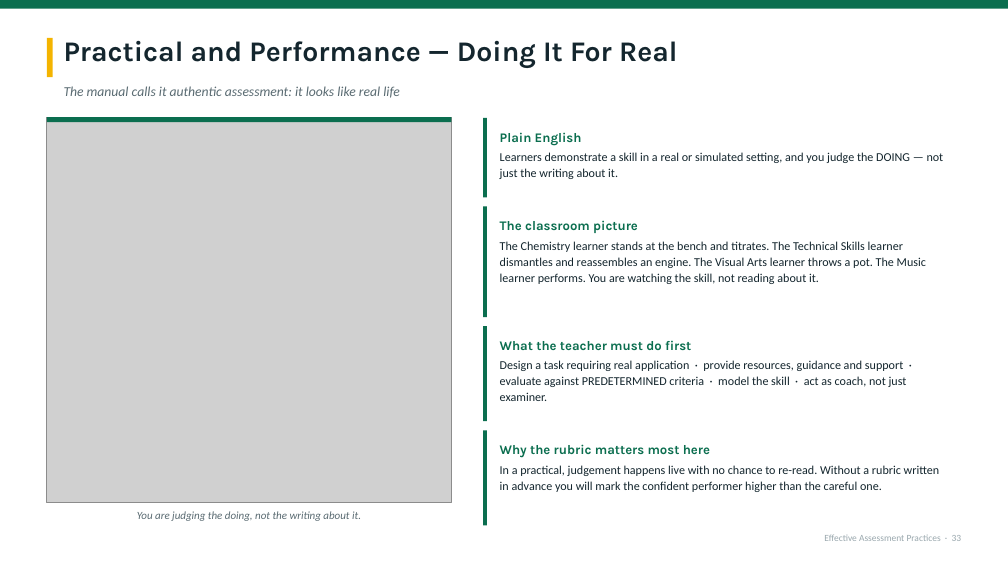
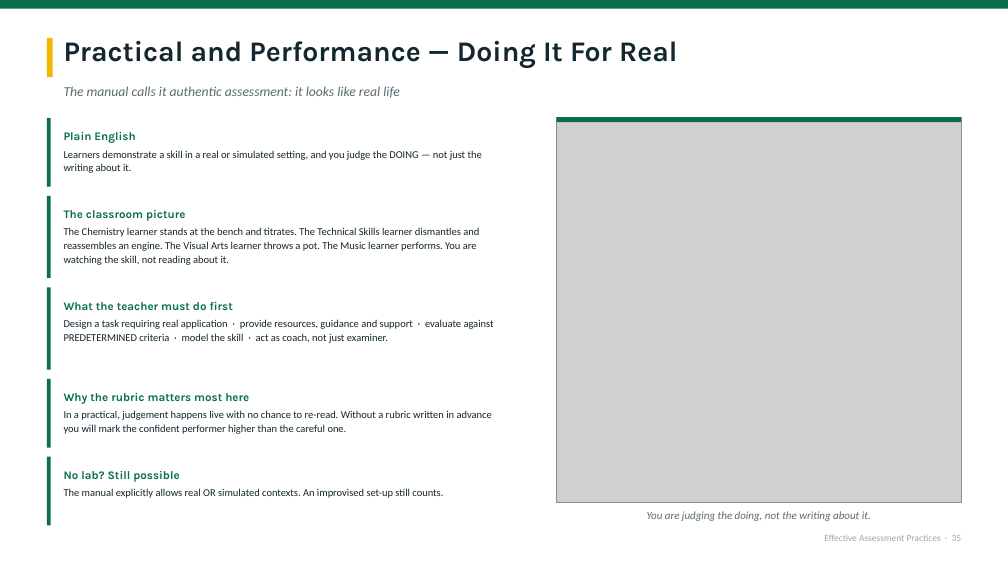
Before and after one commit to kumahemmanuel69-oss/Keelson-ACADEX, a slide deck: slide 35 of deliverables/Effective-Assessment-Practices-KATON-2026.pptx (slide 33 before the commit). Drawn at 1008x567 pixels with LibreOffice and Linux fonts; fonts in the diff are those of the drawing; grey boxes stand for pictures. Boxes give left, top, right and bottom in pixels: in the first picture for what was removed or moved away, otherwise in the second. Text is boxed around its words. In the diff, an @@ line names an element or a change of style, - is before the commit and + after.

```diff
--- a/deliverables/Effective-Assessment-Practices-KATON-2026.pptx
+++ b/deliverables/Effective-Assessment-Practices-KATON-2026.pptx
@@ rounded rectangle: place and size @@
-rounded rectangle at <box>483,118,961,197</box>
+rounded rectangle at <box>47,118,525,187</box>
@@ rectangle: place and size @@
-rectangle at <box>483,118,487,197</box>
+rectangle at <box>47,118,51,187</box>
@@ 1 picture, 1 text, 1 rectangle: place and size @@
-1 picture, 1 text, 1 rectangle at <box>47,117,451,521</box>
+1 picture, 1 text, 1 rectangle at <box>557,117,961,521</box>
@@ text "Plain English": place and size @@
-text "Plain English" at <box>500,132,944,179</box>
+text "Plain English" at <box>64,132,482,173</box>
@@ text "Plain English" at <box>64,132,482,173</box>: size 12.5 to 11 pt in "Plain English"; size 11.5 to 10 pt in "Learners demonstrate a skill in a real ..." @@
@@ rounded rectangle: place and size @@
-rounded rectangle at <box>483,206,961,317</box>
+rounded rectangle at <box>47,196,525,278</box>
@@ rectangle: place and size @@
-rectangle at <box>483,206,487,317</box>
+rectangle at <box>47,196,51,278</box>
@@ text "The classroom picture": place and size @@
-text "The classroom picture" at <box>500,220,926,284</box>
+text "The classroom picture" at <box>64,210,479,265</box>
@@ text "The classroom picture" at <box>64,210,479,265</box>: size 12.5 to 11 pt in "The classroom picture"; size 11.5 to 10 pt @@
@@ rounded rectangle: place and size @@
-rounded rectangle at <box>483,327,961,422</box>
+rounded rectangle at <box>47,287,525,370</box>
@@ rectangle: place and size @@
-rectangle at <box>483,327,487,422</box>
+rectangle at <box>47,287,51,370</box>
@@ text "What the teacher must do ...": place and size @@
-text "What the teacher must do ..." at <box>500,340,907,401</box>
+text "What the teacher must do ..." at <box>64,302,494,343</box>
@@ text "What the teacher must do ..." at <box>64,302,494,343</box>: size 12.5 to 11 pt in "What the teacher must do first"; size 11.5 to 10 pt in "Design a task requiring real application · ..." @@
@@ rounded rectangle: place and size @@
-rounded rectangle at <box>483,430,961,526</box>
+rounded rectangle at <box>47,379,525,448</box>
@@ rectangle: place and size @@
-rectangle at <box>483,430,487,526</box>
+rectangle at <box>47,379,51,448</box>
@@ text "Why the rubric matters most ...": place and size @@
-text "Why the rubric matters most ..." at <box>500,444,940,492</box>
+text "Why the rubric matters most ..." at <box>64,393,492,434</box>
@@ text "Why the rubric matters most ..." at <box>64,393,492,434</box>: size 12.5 to 11 pt in "Why the rubric matters most here"; size 11.5 to 10 pt in "In a practical, judgement happens live with ..." @@
@@ rounded rectangle added at <box>47,457,525,526</box>, fill #FFFFFF @@
@@ rectangle added at <box>47,457,51,526</box>, fill #0B6E4F @@
@@ text added at <box>64,471,443,498</box>, 10 pt, text #14262E @@
+No lab? Still possible
+The manual explicitly allows real OR simulated contexts. An improvised set-up still counts.
```
Also in this commit, not shown: 20 other slides changed, 27 slides added, 16 slides removed, 9 other files.
